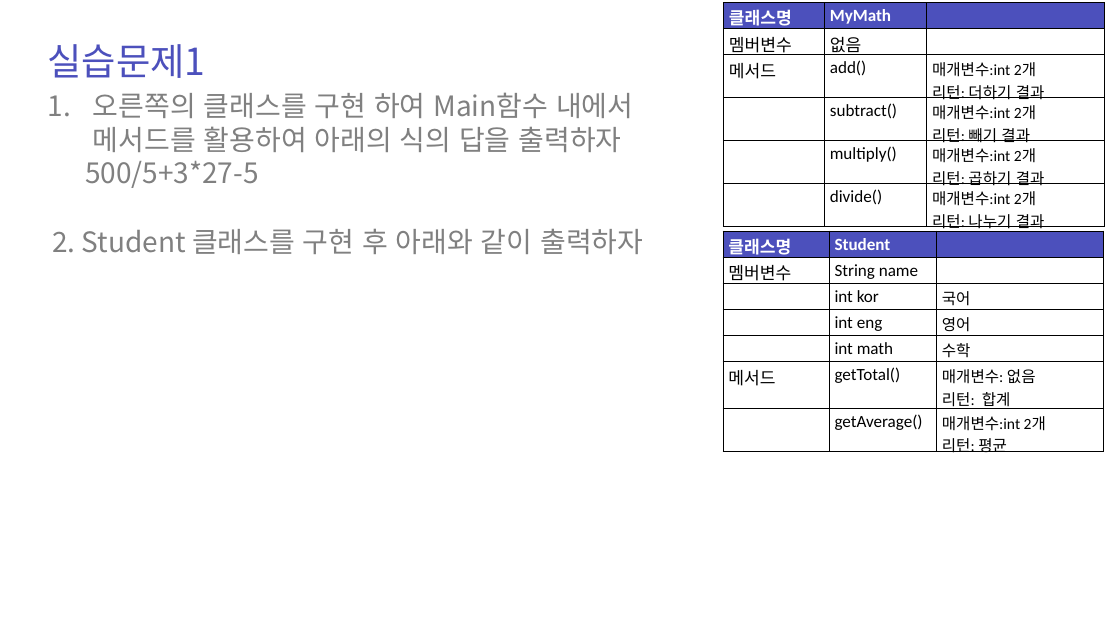
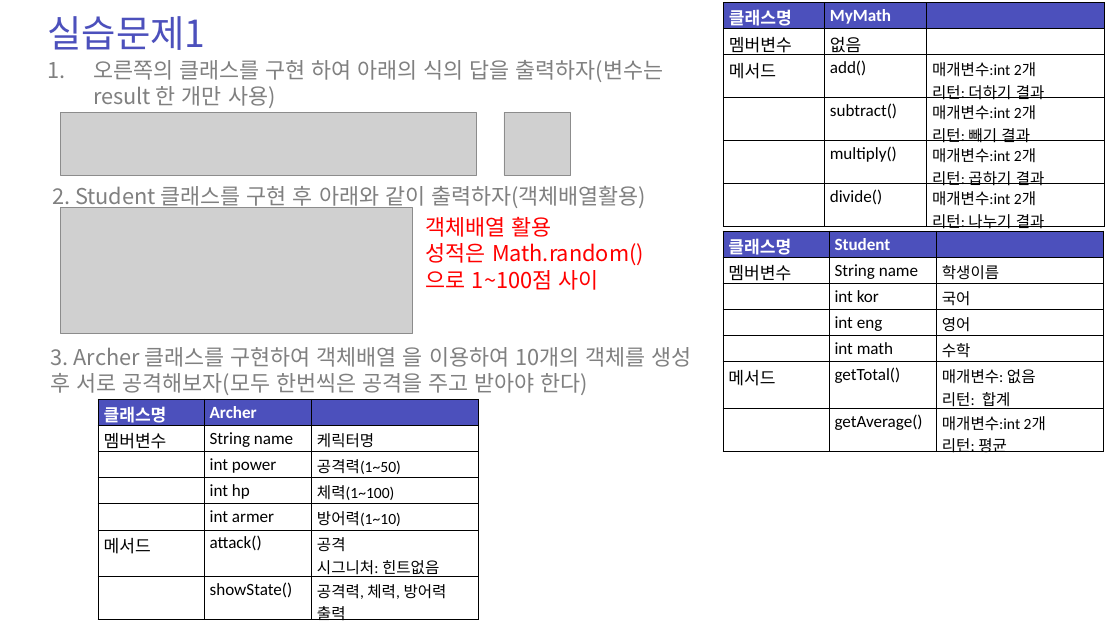
Before and after one commit to zest132/JavaLecture, a slide deck: slide 27 of JavaLecture/LectureFile/java 6강.pptx. Drawn at 1120x630 pixels with LibreOffice and Linux fonts; fonts in the diff are those of the drawing; grey boxes stand for pictures. Boxes give left, top, right and bottom in pixels: in the first picture for what was removed or moved away, otherwise in the second. Text is boxed around its words. In the diff, an @@ line names an element or a change of style, - is before the commit and + after.

```diff
--- a/JavaLecture/LectureFile/java 6강.pptx
+++ b/JavaLecture/LectureFile/java 6강.pptx
@@ text "실습문제1": place and size @@
-text "실습문제1" at <box>47,44,205,78</box>
+text "실습문제1" at <box>47,16,205,50</box>
@@ text at <box>93,60,663,108</box>: text changed; size 36 to 28 pt @@
-1. 오른쪽의 클래스를 구현 하여 Main함수 내에서 메서드를 활용하여 아래의 식의 답을 출력하자
-500/5+3*27-5
+1. 오른쪽의 클래스를 구현 하여 아래의 식의 답을 출력하자(변수는 result 한 개만 사용)
@@ picture added at <box>60,113,477,175</box> @@
@@ picture added at <box>504,113,570,175</box> @@
@@ text at <box>52,186,646,210</box>: text changed; size 36 to 28 pt @@
-2. Student 클래스를 구현 후 아래와 같이 출력하자
+2. Student 클래스를 구현 후 아래와 같이 출력하자(객체배열활용)
@@ picture added at <box>60,208,412,334</box> @@
@@ text added at <box>426,216,644,290</box>, 28 pt, text #FF0000 @@
+객체배열 활용
+성적은 Math.random()
+으로 1~100점 사이
@@ table at <box>723,231,1104,457</box> @@
-row 2, column 3: 
+row 2, column 3: 학생이름
@@ text added at <box>51,347,692,395</box>, 28 pt, text #808080 @@
+3. Archer 클래스를 구현하여 객체배열 을 이용하여 10개의 객체를 생성 후 서로 공격해보자(모두 한번씩은 공격을 주고 받아야 한다)
@@ table added at <box>98,399,479,625</box>, 7 rows, 3 columns @@
+클래스명 | Archer | 
+멤버변수 | String name | 케릭터명
+ | int power | 공격력(1~50)
+ | int hp | 체력(1~100)
+ | int armer | 방어력(1~10)
+메서드 | attack() | 공격 / 시그니처: 힌트없음
+ | showState() | 공격력, 체력, 방어력 출력
```
Also in this commit, not shown: 1 other slide changed, 3 other files.
